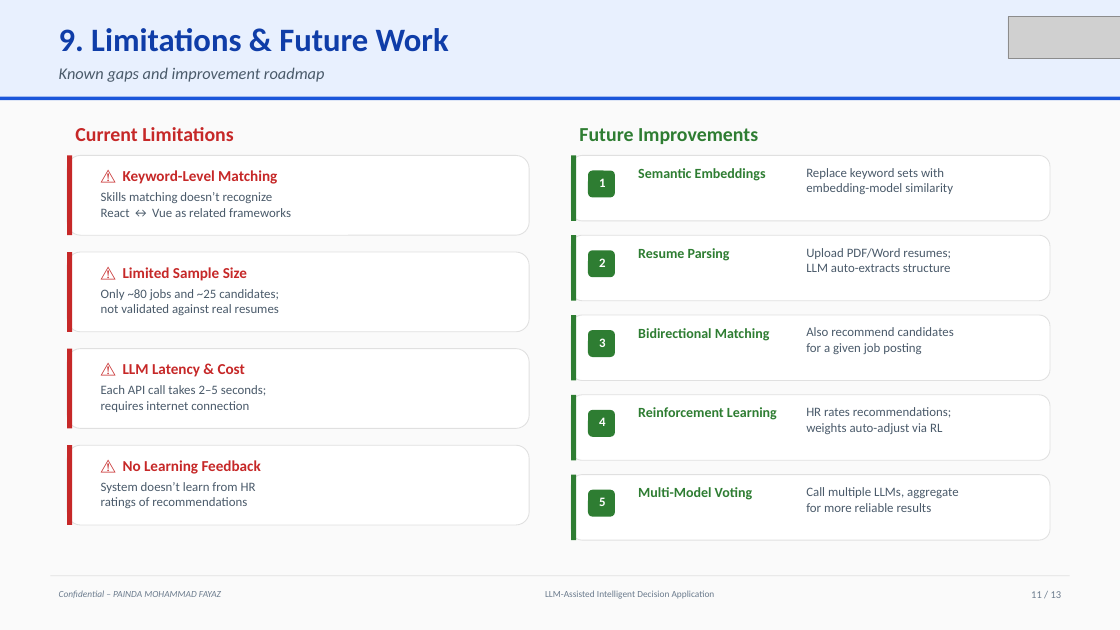
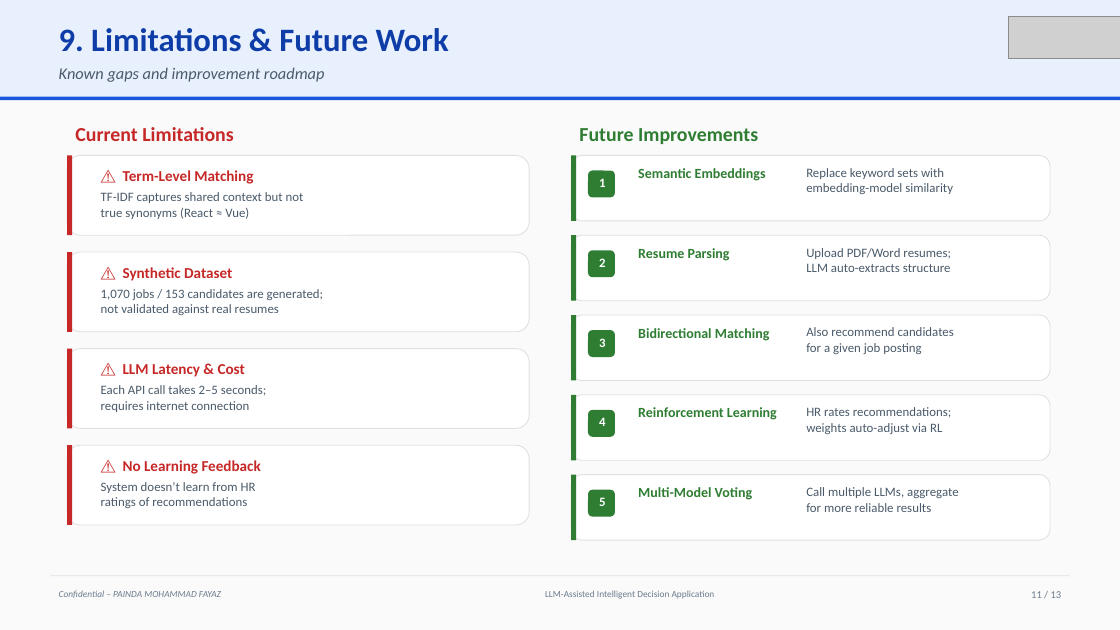
Before and after one commit to fayazpainda/job-matching, a slide deck: slide 11 of Final_Project_Presentation.pptx. Drawn at 1120x630 pixels with LibreOffice and Linux fonts; fonts in the diff are those of the drawing; grey boxes stand for pictures. Boxes give left, top, right and bottom in pixels: in the first picture for what was removed or moved away, otherwise in the second. Text is boxed around its words. In the diff, an @@ line names an element or a change of style, - is before the commit and + after.

Commit message:
Fix stale slide stats and surface scikit-learn usage
- Correct dataset numbers to 1,070 jobs / 153 candidates (was 77/26)
- Describe skills match as hybrid keyword + TF-IDF cosine (scikit-learn)
- Update limitations to reflect synthetic dataset and term-level matching
- Regenerate Final_Project_Presentation.pptx

```diff
--- a/Final_Project_Presentation.pptx
+++ b/Final_Project_Presentation.pptx
@@ text at (x1=123, y1=170, x2=253, y2=184): text changed @@
-⚠ Keyword-Level Matching
+⚠ Term-Level Matching
@@ text at (x1=101, y1=192, x2=304, y2=219): text changed @@
-Skills matching doesn’t recognize
-React ↔ Vue as related frameworks
+TF-IDF captures shared context but not
+true synonyms (React ≈ Vue)
@@ text at (x1=123, y1=267, x2=232, y2=281): text changed @@
-⚠ Limited Sample Size
+⚠ Synthetic Dataset
@@ text at (x1=101, y1=289, x2=324, y2=315): text changed @@
-Only ~80 jobs and ~25 candidates;
-not validated against real resumes
+1,070 jobs / 153 candidates are generated;
+not validated against real resumes
```
Also in this commit, not shown: 6 other slides changed, 1 other file.
